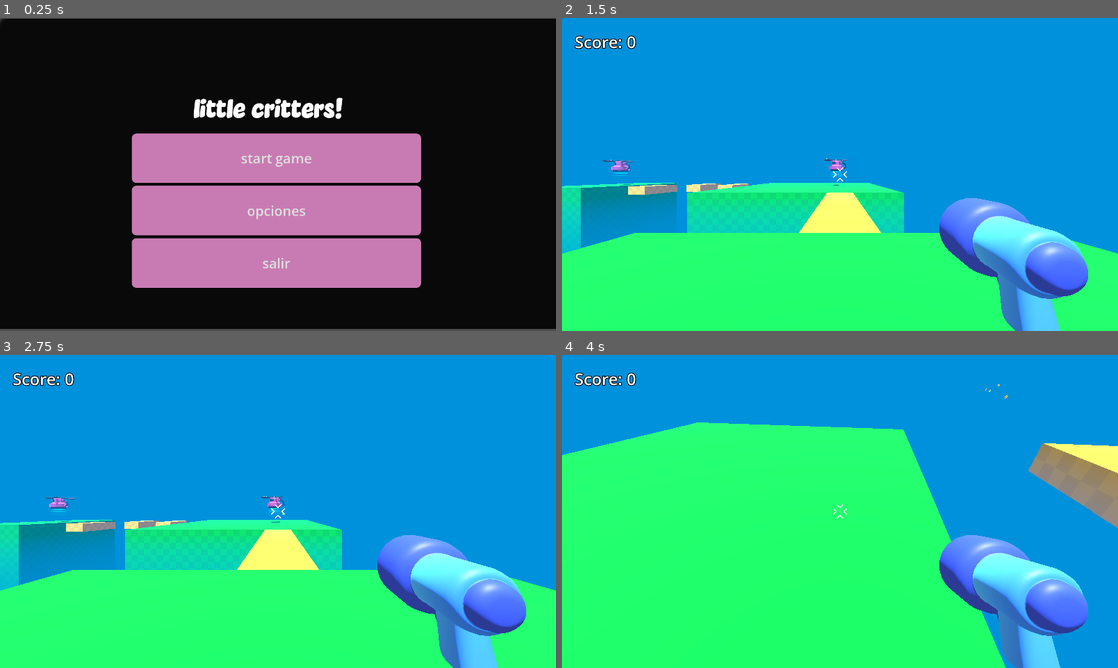
Above: before the commit, frames 1-4 (two rows, left to right).
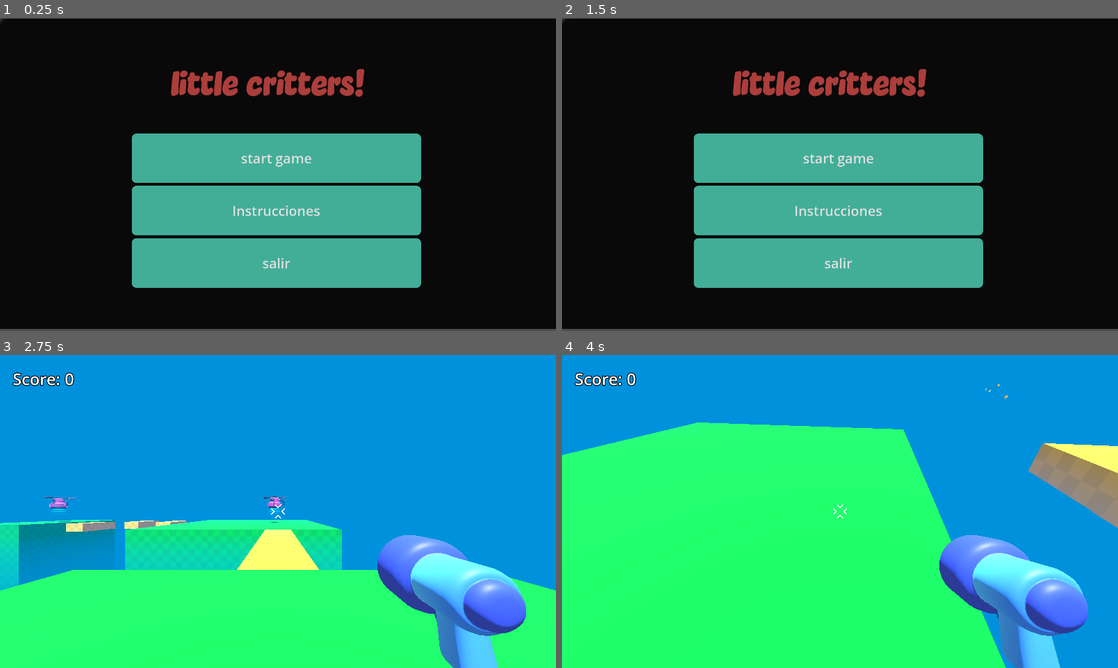
Above: after the commit, the same moments.

Repository: CosmicFabri/Requiem-Game
Game: Godot game, scene res://main_menu.tscn
Two runs of this game, one before a commit and one after it. Both use one fixed random seed, a clock stepped at 60 frames per second and the inputs below.
Inputs (mouse positions are in pixels of both pictures, inside the frame that each line leads up to):
- Up to frame 1 (0.25 s): no input
- Up to frame 2 (1.5 s): click "opciones" (after the commit: "Instrucciones") at 0.5 s; click "start game" (after the commit: "VOLVER AL MENU") at 1.25 s
- Up to frame 3 (2.75 s): click (278, 495) at 2 s, where only the run after the commit has a clickable "start game"
- Up to frame 4 (4 s): tap Enter at 2.75 s; move the mouse to (962, 495) at 2.77 s; press the mouse at (962, 495) at 2.78 s; hold D (move_right) 2.78-3.53 s; tap Space (jump) at 3.02, 3.77 s; move the mouse to (728, 527) at 3.52 s; release the mouse at (728, 527) at 3.53 s; hold S (move_back) from 3.53 s (still down); click (728, 527) at 3.6 s

The runs differ from the first frame. In frame 1, 27% of the frame differs, in the area x 23-76%, y 16-87%; in frame 2, 100%, in the area x 0-100%, y 0-100%; in frame 3, less than 0.1%; in frame 4, nothing differs.

Commit message:
con instrucciones
ahora funciona instrucciones

Diff:
--- /dev/null
+++ b/instrucciones.gd
@@ -0,0 +1,6 @@
+extends Control
+
+
+func _on_button_pressed() -> void:
+	print("instrucciones pressed")# Replace with function body.
+	get_tree().change_scene_to_file("res://main_menu.tscn")
--- /dev/null
+++ b/instrucciones.tscn
@@ -0,0 +1,77 @@
+[gd_scene load_steps=8 format=3 uid="uid://gywyq10cyw4e"]
+
+[ext_resource type="Texture2D" uid="uid://b6v2icoxggd7m" path="res://fondo.jpg" id="1_5c5qo"]
+[ext_resource type="Script" uid="uid://qtha36hj6q0q" path="res://instrucciones.gd" id="1_87jxx"]
+[ext_resource type="FontFile" uid="uid://c2qp6qqqfnmn6" path="res://Vaseline Extra.ttf" id="3_54dmn"]
+
+[sub_resource type="StyleBoxTexture" id="StyleBoxTexture_lotqq"]
+texture = ExtResource("1_5c5qo")
+
+[sub_resource type="LabelSettings" id="LabelSettings_0lcjo"]
+font_size = 38
+
+[sub_resource type="StyleBoxFlat" id="StyleBoxFlat_4v5ej"]
+bg_color = Color(0.1584742, 0.63494444, 0.9297208, 1)
+corner_radius_top_left = 16
+corner_radius_top_right = 16
+corner_radius_bottom_right = 16
+corner_radius_bottom_left = 16
+
+[sub_resource type="StyleBoxFlat" id="StyleBoxFlat_k606i"]
+bg_color = Color(0.27140406, 0.6337316, 0.8807058, 1)
+
+[node name="Control" type="Control"]
+layout_mode = 3
+anchors_preset = 15
+anchor_right = 1.0
+anchor_bottom = 1.0
+grow_horizontal = 2
+grow_vertical = 2
+script = ExtResource("1_87jxx")
+
+[node name="Panel" type="Panel" parent="."]
+layout_mode = 0
+offset_right = 1914.0
+offset_bottom = 1073.0
+theme_override_styles/panel = SubResource("StyleBoxTexture_lotqq")
+
+[node name="Label" type="Label" parent="Panel"]
+layout_mode = 0
+offset_left = 617.0
+offset_top = 247.0
+offset_right = 1207.0
+offset_bottom = 607.0
+text = "WASD - MOVERTE
+MOUSE- APUNTAR
+CLICK- DERECHO DISPARAR
+NO CAIGAS!!!!!
+"
+label_settings = SubResource("LabelSettings_0lcjo")
+horizontal_alignment = 1
+vertical_alignment = 1
+
+[node name="Label2" type="Label" parent="Panel"]
+layout_mode = 0
+offset_left = 580.0
+offset_top = 25.0
+offset_right = 1244.0
+offset_bottom = 281.0
+theme_override_colors/font_color = Color(0.83346766, 0.6131522, 0.89747834, 1)
+theme_override_fonts/font = ExtResource("3_54dmn")
+theme_override_font_sizes/font_size = 100
+text = "INSTRUCCIONES"
+horizontal_alignment = 1
+vertical_alignment = 1
+
+[node name="Button" type="Button" parent="."]
+layout_mode = 0
+offset_left = 596.0
+offset_top = 684.0
+offset_right = 1221.0
+offset_bottom = 899.0
+theme_override_font_sizes/font_size = 60
+theme_override_styles/normal = SubResource("StyleBoxFlat_4v5ej")
+theme_override_styles/normal_mirrored = SubResource("StyleBoxFlat_k606i")
+text = "VOLVER AL MENU"
+
+[connection signal="pressed" from="Button" to="." method="_on_button_pressed"]
--- a/main_menu.gd
+++ b/main_menu.gd
@@ -10,7 +10,7 @@
 
 func _on_settings_pressed() -> void:
 	print("settings pressed") # Replace with function body.
-
+	get_tree().change_scene_to_file("res://instrucciones.tscn")
 
 func _on_exit_pressed() -> void:
 	print("exit pressed")# Replace with function body.
--- a/main_menu.tscn
+++ b/main_menu.tscn
@@ -9,7 +9,7 @@
 modulate_color = Color(0.9713355, 0.9713355, 0.9713355, 1)
 
 [sub_resource type="StyleBoxFlat" id="StyleBoxFlat_rhts7"]
-bg_color = Color(0.7847579, 0.48385108, 0.70043653, 1)
+bg_color = Color(0.25868803, 0.6816474, 0.5963893, 1)
 corner_radius_top_left = 16
 corner_radius_top_right = 16
 corner_radius_bottom_right = 16
@@ -62,7 +62,8 @@
 size_flags_vertical = 3
 theme_override_font_sizes/font_size = 47
 theme_override_styles/normal = SubResource("StyleBoxFlat_rhts7")
-text = "opciones"
+text = "Instrucciones
+"
 
 [node name="Button3" type="Button" parent="VBoxContainer"]
 layout_mode = 2
@@ -78,14 +79,15 @@
 anchor_top = 0.5
 anchor_right = 0.5
 anchor_bottom = 0.5
-offset_left = -253.5
-offset_top = -256.0
-offset_right = 292.5
-offset_bottom = -136.0
+offset_left = -254.5
+offset_top = -341.0
+offset_right = 291.5
+offset_bottom = -221.0
 grow_horizontal = 2
 grow_vertical = 2
+theme_override_colors/font_color = Color(0.6756499, 0.24170026, 0.23259535, 1)
 theme_override_fonts/font = ExtResource("2_fu7sn")
-theme_override_font_sizes/font_size = 100
+theme_override_font_sizes/font_size = 130
 text = "little critters!"
 horizontal_alignment = 1
 vertical_alignment = 1
Not shown, added: instrucciones.gd.uid
Not shown, changed: .DS_Store
